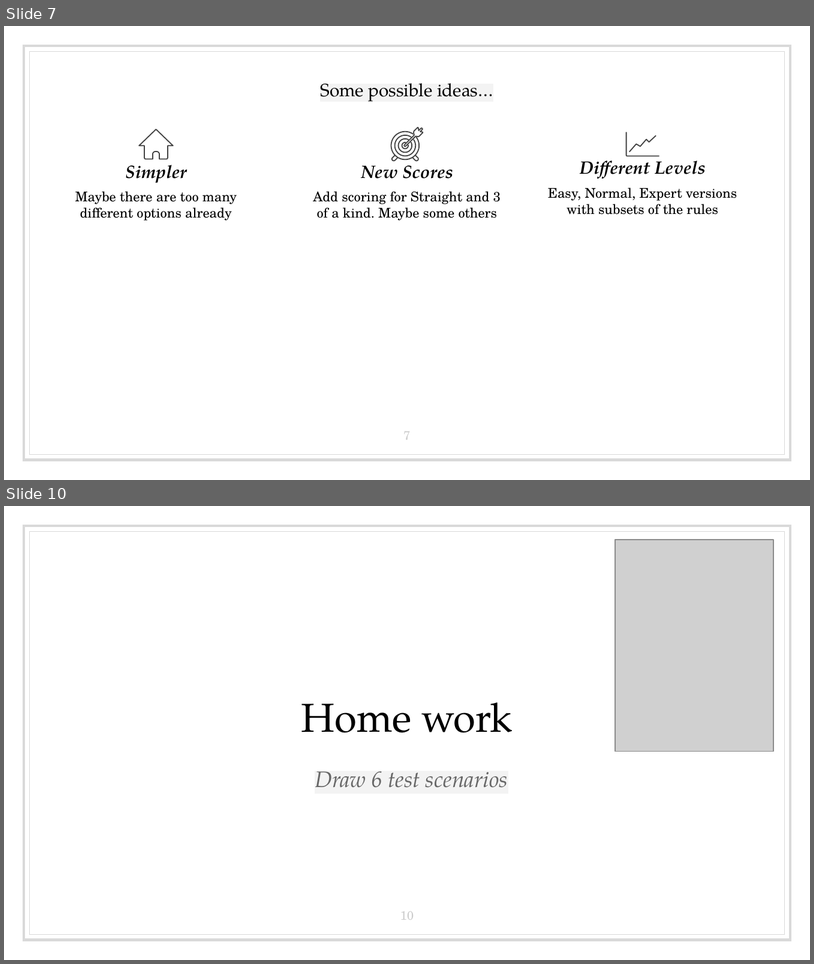
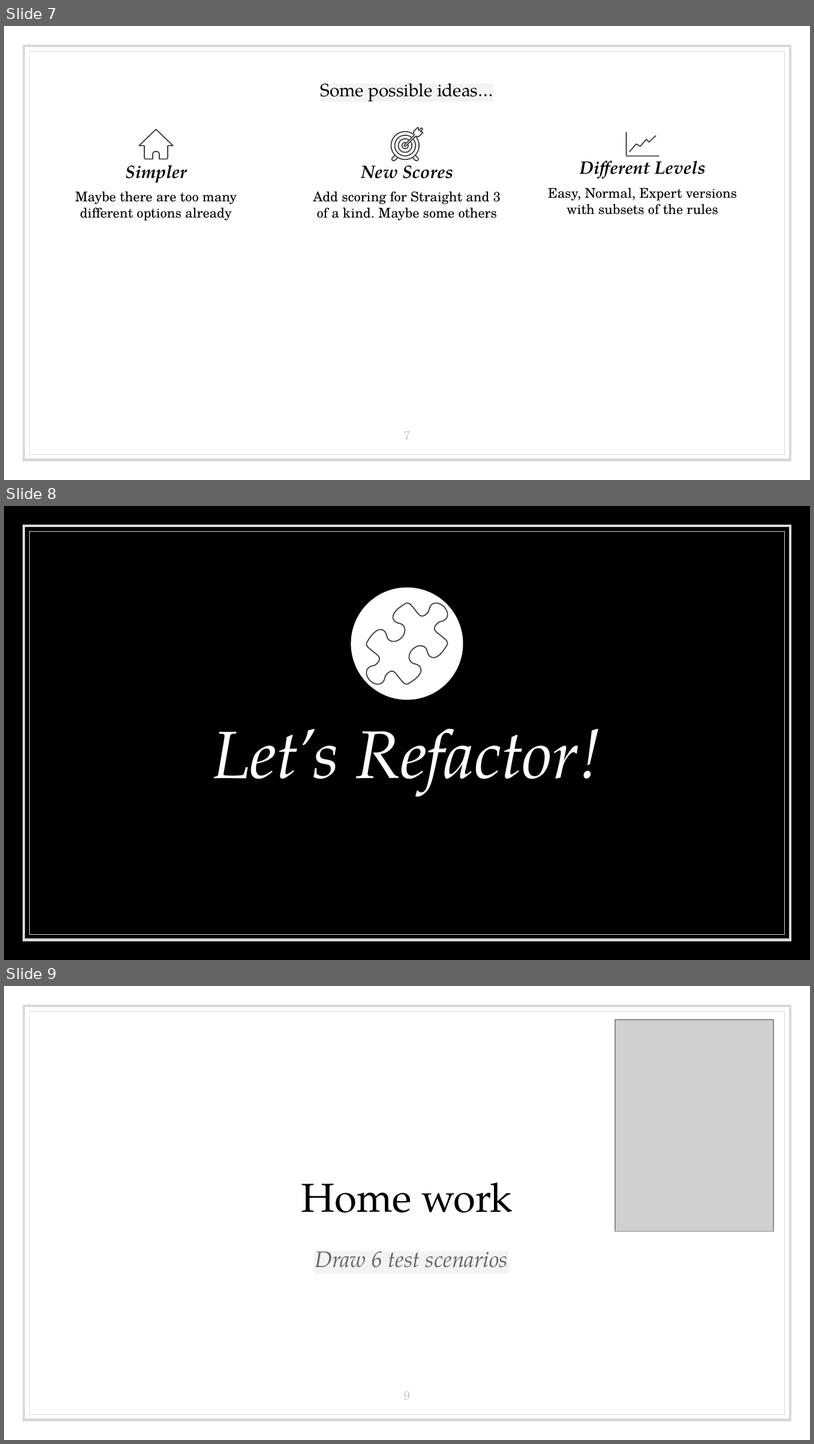
Before and after one commit to LearnWithLlew/RefactoringToCleanerCode.Slides, a slide deck: RefactoringToCleanerCode.pptx. Shown one above the other, each under a label of ours: slides 7 and 10 before the commit, slides 7, 8 and 9 after it; the slides between them are not shown. The pictures are 814x964 and 814x1444 pixels, drawn with LibreOffice and Linux fonts; fonts in the diff are those of the drawing; grey boxes stand for pictures. Boxes give left, top, right and bottom in pixels: in the first picture for what was removed or moved away, otherwise in the second. Text is boxed around its words. In the diff, an @@ line names an element or a change of style, - is before the commit and + after.

Commit message:
Let's refactor

```diff
--- a/RefactoringToCleanerCode.pptx
+++ b/RefactoringToCleanerCode.pptx
@@ slide 8 added at box(4, 506, 810, 960), background #000000; not listed: 2 template elements that a slide beside it also shows @@
@@ ellipse added at box(351, 588, 463, 700), fill #FFFFFF @@
@@ freeform shape added at box(367, 603, 449, 684), outline #434343 0.96 pt @@
@@ title added at box(213, 729, 602, 796), 60 pt, text #FFFFFF, italic @@
+Let’s Refactor!
@@ what was slide 10 is now slide 9 @@
@@ page number at box(404, 1391, 410, 1399): text changed @@
-10
+9
```
Also in this commit, not shown: 2 slides removed.
